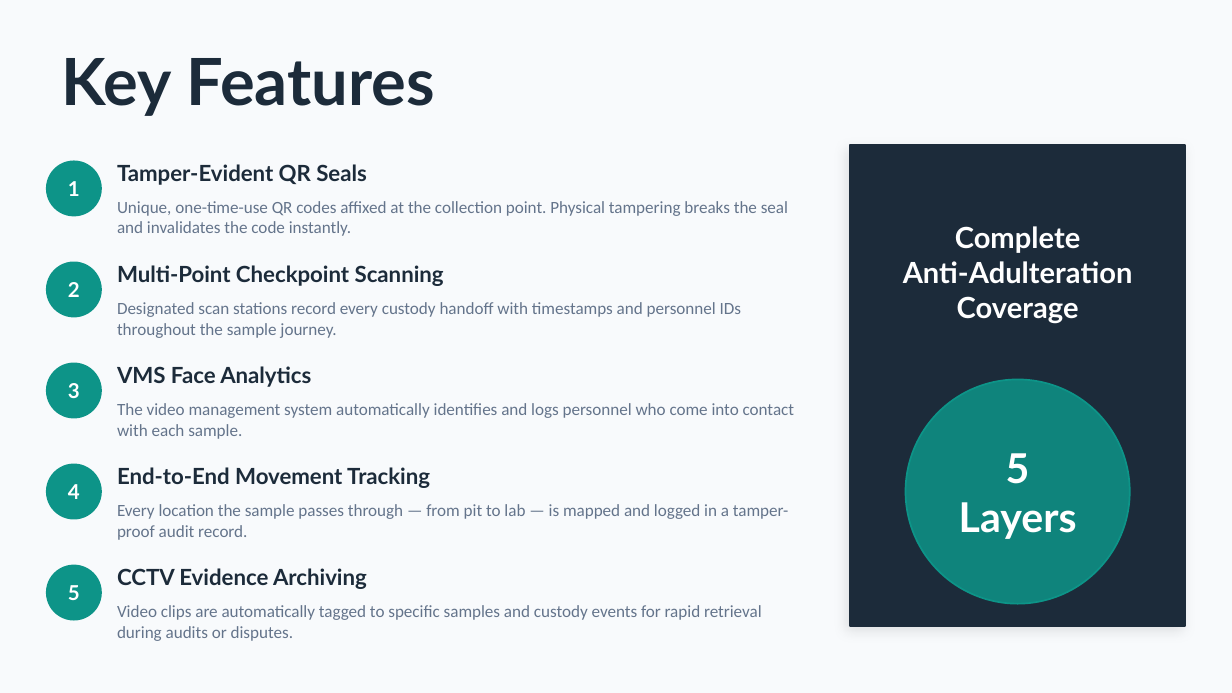
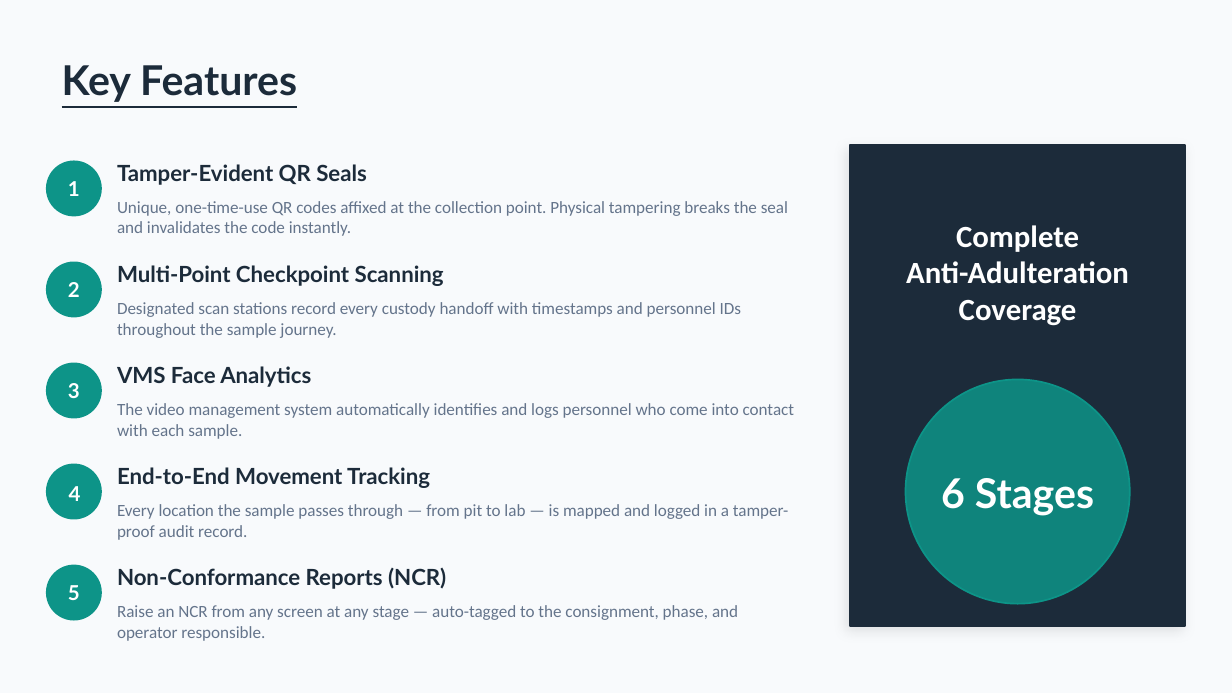
Before and after one commit to sudhansusekhar98/csaas, a slide deck: slide 12 of CSAAS_Presentation.pptx (slide 5 before the commit). Drawn at 1232x693 pixels with LibreOffice and Linux fonts; fonts in the diff are those of the drawing. Boxes give left, top, right and bottom in pixels: in the first picture for what was removed or moved away, otherwise in the second. Text is boxed around its words. In the diff, an @@ line names an element or a change of style, - is before the commit and + after.

```diff
--- a/CSAAS_Presentation.pptx
+++ b/CSAAS_Presentation.pptx
@@ text "Key Features" at <box>62,65,297,102</box>: size 38 to 24 pt, underline on @@
@@ text "Complete" at <box>906,225,1129,326</box>: size 17 to 18 pt, font Lato to Calibri @@
@@ text at <box>941,478,1094,515</box>: text changed @@
-5
-Layers
+6 Stages
@@ text at <box>117,568,446,589</box>: text changed @@
-CCTV Evidence Archiving
+Non-Conformance Reports (NCR)
@@ text at <box>117,605,738,641</box>: text changed @@
-Video clips are automatically tagged to specific samples and custody events for rapid retrieval during audits or disputes.
+Raise an NCR from any screen at any stage — auto-tagged to the consignment, phase, and operator responsible.
```
Also in this commit, not shown: 6 other slides changed, 7 slides added, 1 slide removed, 4 other files.
